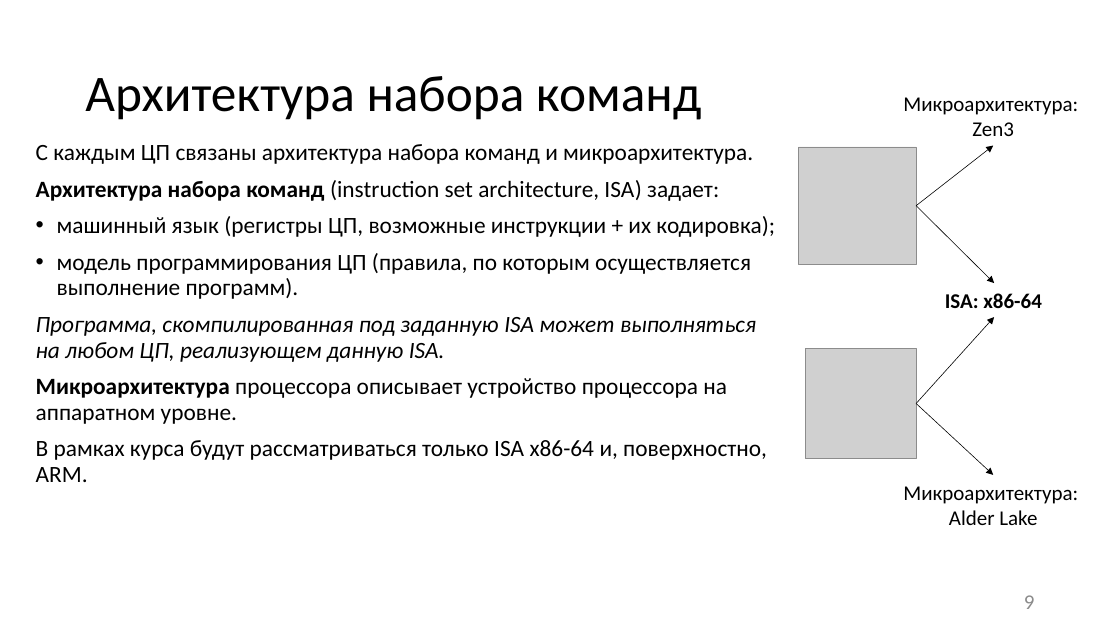
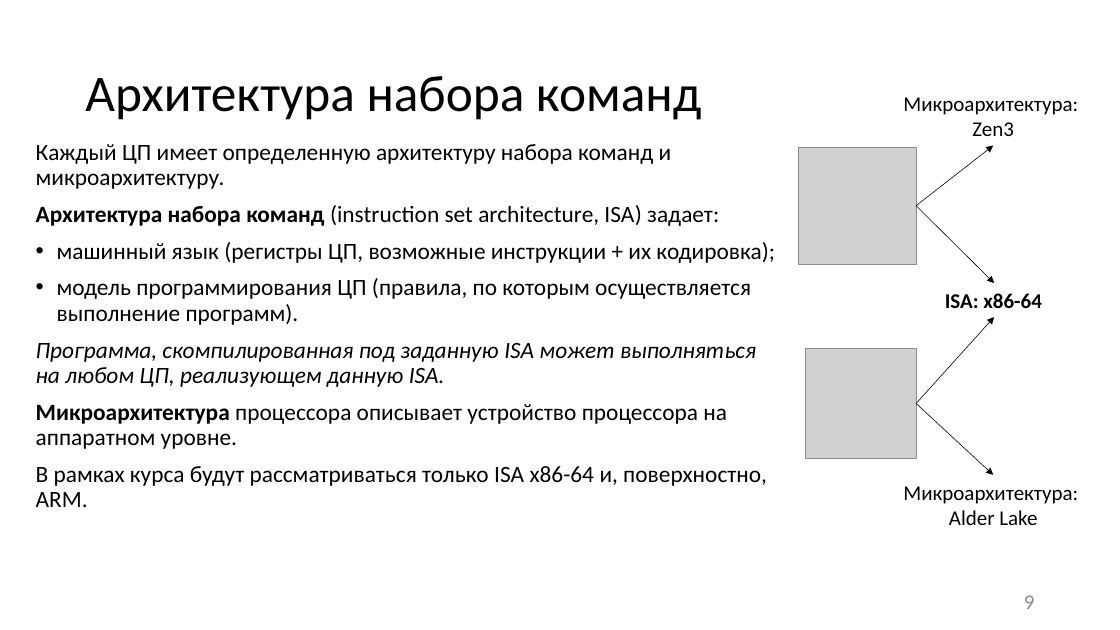
Before and after one commit to itsecd/low-level-programming, a slide deck: slide 9 of Lectures/1.Introduction/Lecture1.pptx. Drawn at 1120x630 pixels with LibreOffice and Linux fonts; fonts in the diff are those of the drawing; grey boxes stand for pictures. Boxes give left, top, right and bottom in pixels: in the first picture for what was removed or moved away, otherwise in the second. Text is boxed around its words. In the diff, an @@ line names an element or a change of style, - is before the commit and + after.

```diff
--- a/Lectures/1.Introduction/Lecture1.pptx
+++ b/Lectures/1.Introduction/Lecture1.pptx
@@ text at bbox=[36, 144, 672, 189]: text changed @@
-С каждым ЦП связаны архитектура набора команд и микроархитектура.
+Каждый ЦП имеет определенную архитектуру набора команд и микроархитектуру.
```
Also in this commit, not shown: 14 other slides changed, 1 other file.
